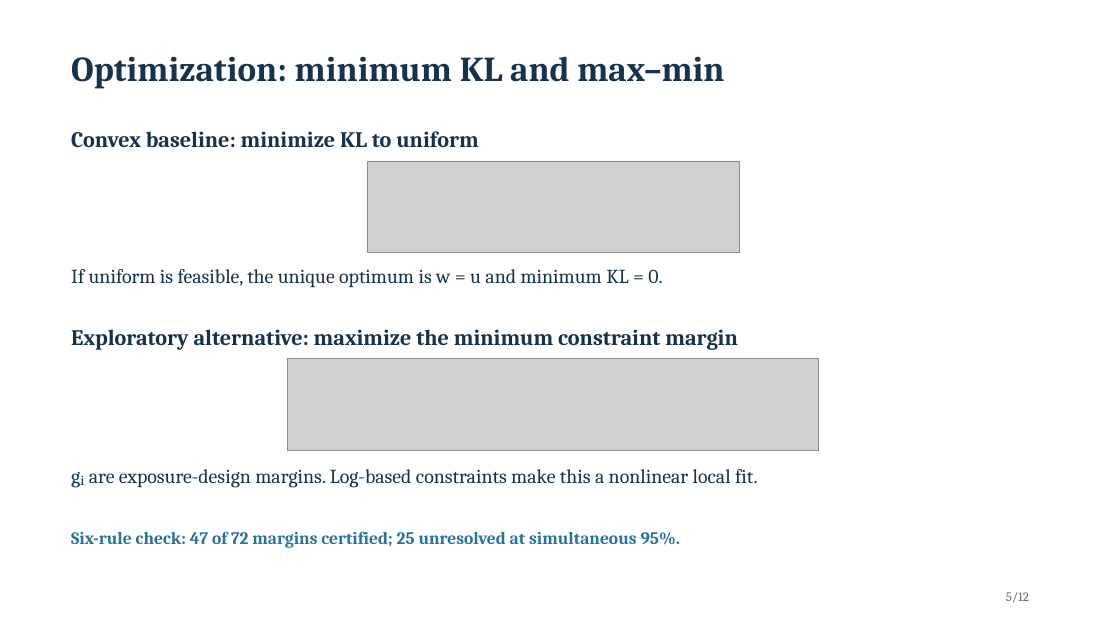
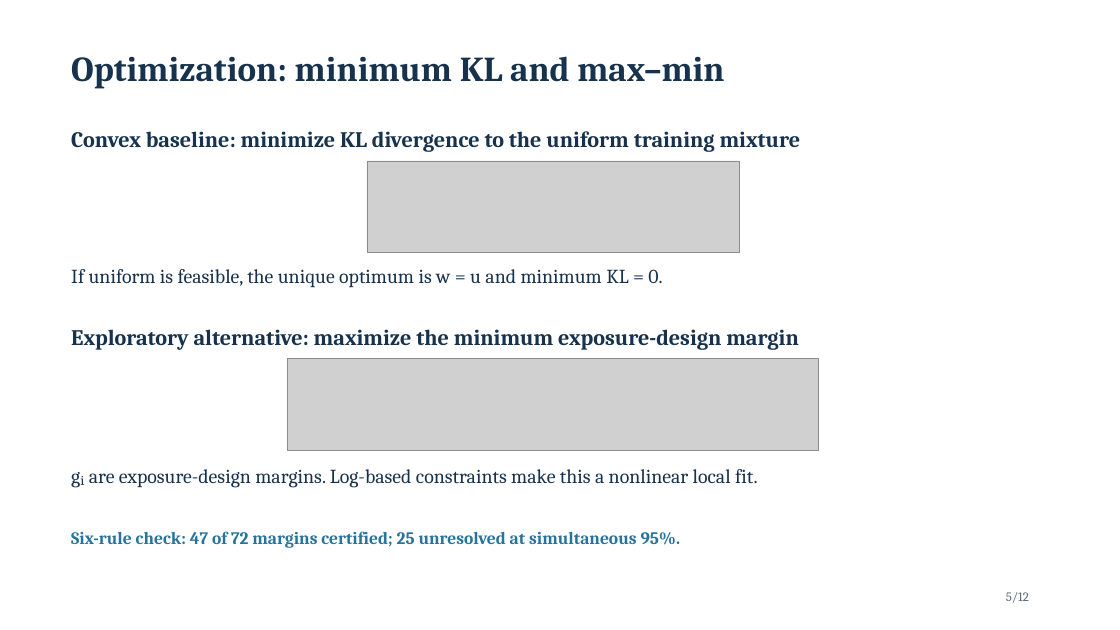
Before and after one commit to Space-Dev0/muadib, a slide deck: slide 5 of presentation/powerpoint/submission-final.pptx. Drawn at 1120x630 pixels with LibreOffice and Linux fonts; fonts in the diff are those of the drawing; grey boxes stand for pictures. Boxes give left, top, right and bottom in pixels: in the first picture for what was removed or moved away, otherwise in the second. Text is boxed around its words. In the diff, an @@ line names an element or a change of style, - is before the commit and + after.

```diff
--- a/presentation/powerpoint/submission-final.pptx
+++ b/presentation/powerpoint/submission-final.pptx
@@ text at (71,131,801,152): text changed @@
-Convex baseline: minimize KL to uniform
+Convex baseline: minimize KL divergence to the uniform training mixture
@@ text at (71,329,799,350): text changed @@
-Exploratory alternative: maximize the minimum constraint margin
+Exploratory alternative: maximize the minimum exposure-design margin
```
Also in this commit, not shown: 11 other slides changed, 1 other file.
